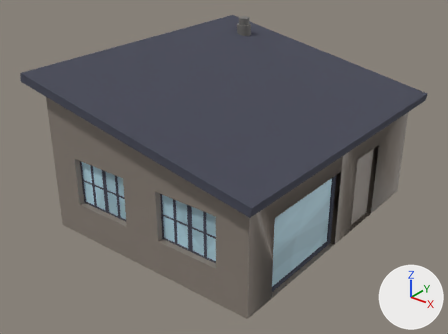
Two versions of the FBX model Assets/Meshes/World/Objects/TPCS_House_003_V1.fbx, one commit apart.
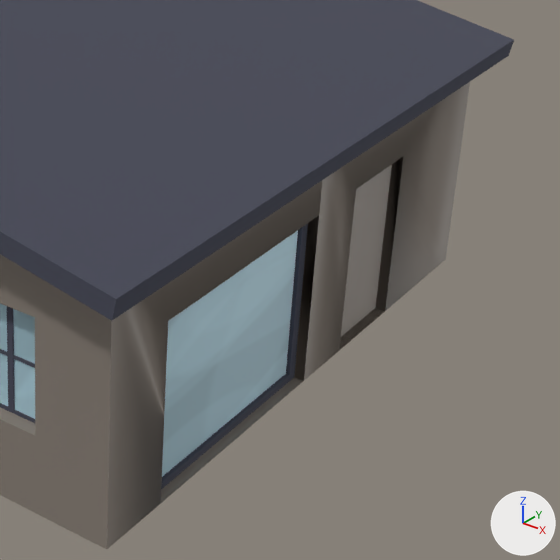
Each version appears first whole from a 50 mm camera at (-5.65, -18.69, 7.01) aimed at (-13.19, -9.26, 1.16), and next in a close-up on the part from 45% to 100% of the width and 23% to 97% of the height. The axes (+X, +Y, +Z) are drawn at lower right. The lights are the same throughout. Where no turn or scale is listed for an object, it has been applied to the vertices.
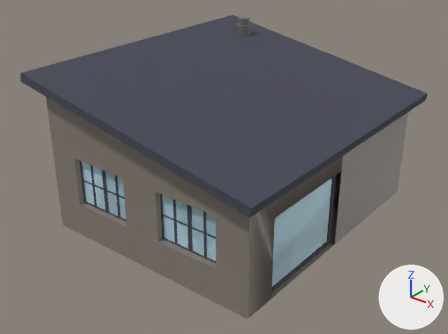
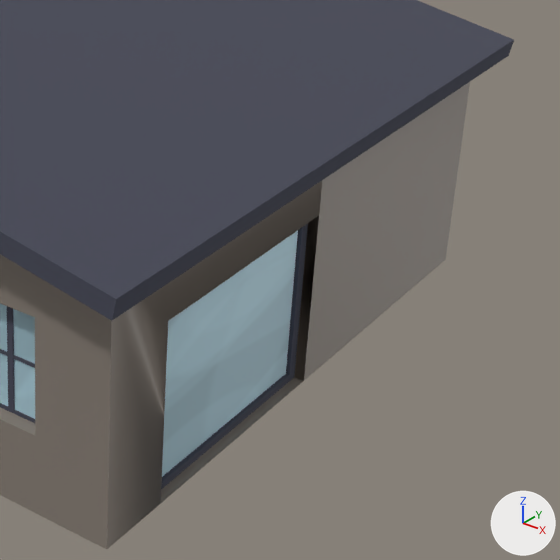
Commit message: added the meshes of the houses again

What the commit changed:
me_cube_530 is used by ob_cube_092; location (-13.13, -8.82, 0.01).
me_cube_530 had 1184 vertices, 998 faces and spanned x -2.8..2.77, y -3.32..3.32, z -0.01..3.63.
me_cube_530 now has 1176 vertices, 988 faces and spans x -2.8..2.77, y -3.32..3.32, z -0.01..3.63.
Part 1, on me_cube_530:
8 vertices are removed from x 2.29..2.39, y 0.66..1.6, z -0.01..1.67.
12 faces are deleted.
2 new faces join them, mat_material_052 (grey #8a8077).

What differs and where, as boxes [x1, y1, x2, y2] in the close-ups (560 x 560 px):
part 1 of me_cube_530, cut back
    both: [339, 157, 403, 350]
